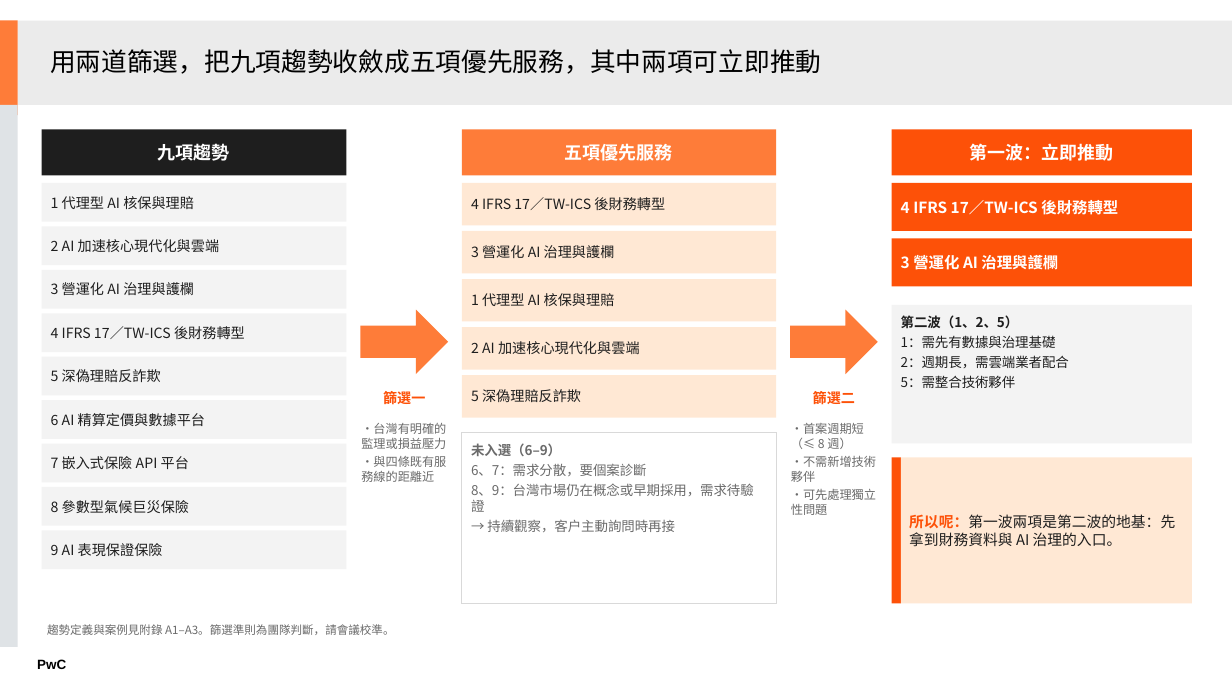
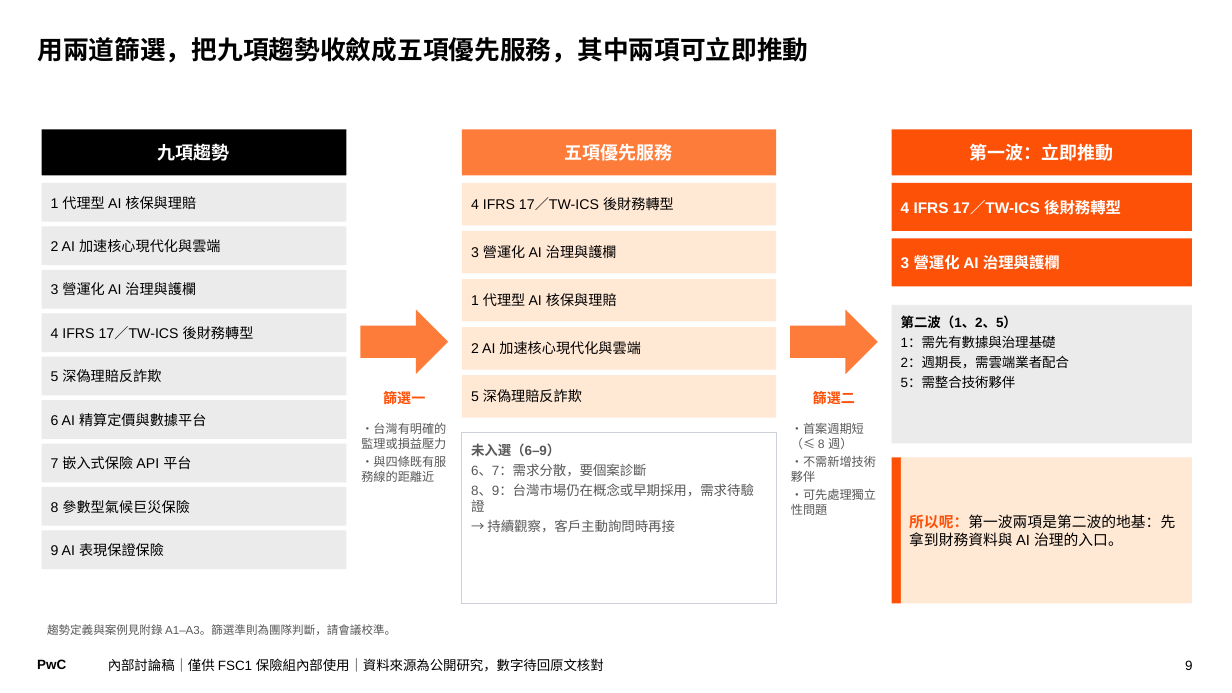
Before and after one commit to Robshao/PwC_FSC1, a slide deck: slide 9 of research/insurtech-2026/保險科技服務優先順序_會議簡報.pptx. Drawn at 1232x693 pixels with LibreOffice and Linux fonts; fonts in the diff are those of the drawing. Boxes give left, top, right and bottom in pixels: in the first picture for what was removed or moved away, otherwise in the second. Text is boxed around its words. In the diff, an @@ line names an element or a change of style, - is before the commit and + after.

```diff
--- a/research/insurtech-2026/保險科技服務優先順序_會議簡報.pptx
+++ b/research/insurtech-2026/保險科技服務優先順序_會議簡報.pptx
@@ rectangle removed at (0,20,18,115) @@
@@ rectangle removed at (18,20,1232,104) @@
@@ title "用兩道篩選，把九項趨勢收斂成五項優先服務，其中兩項可立即推動": place and size @@
-title "用兩道篩選，把九項趨勢收斂成五項優先服務，其中兩項可立即推動" at (50,49,821,74)
+title "用兩道篩選，把九項趨勢收斂成五項優先服務，其中兩項可立即推動" at (37,37,808,63)
@@ title "用兩道篩選，把九項趨勢收斂成五項優先服務，其中兩項可立即推動" at (37,37,808,63): font Noto Sans CJK TC to TeX Gyre Schola, bold on; line spacing 0.85 to 0.9; vertical alignment middle to top @@
@@ rectangle removed at (0,105,18,648) @@
@@ rectangle "九項趨勢" at (42,129,347,176): font Noto Sans CJK TC to Arial; fill #1E1E1E to #000000 @@
@@ rectangle "4 IFRS 17／TW-ICS 後財務轉型" at (892,183,1192,231): font Noto Sans CJK TC to Arial @@
@@ rectangle "3 營運化 AI 治理與護欄" at (892,238,1192,287): font Noto Sans CJK TC to Arial @@
@@ font Noto Sans CJK TC to Arial, text colour #1E1E1E to #000000; fill #F3F3F3 to #EBEBEB in 10 elements at (42,183,347,222), (42,226,347,265), (42,270,347,309), (42,313,347,352), (42,357,347,396), (42,400,347,439), (42,444,347,482), (42,487,347,526), (42,531,347,569), (892,305,1192,444) @@
@@ font Noto Sans CJK TC to Arial, text colour #1E1E1E to #000000 in 5 elements at (462,183,776,226), (462,231,776,274), (462,279,776,322), (462,327,776,370), (462,375,776,418) @@
@@ rectangle "未入選（6–9）" at (462,433,776,604): font Noto Sans CJK TC to Arial in "未入選（6–9）", "6、7：需求分散，要個案診斷", "8、9：台灣市場仍在概念或早期採用，需求待驗證"; text colour #6B6B6B to #595959; font Noto Sans CJK TC to Noto Sans CJK SC in "→ 持續觀察，客戶主動詢問時再接"; outline #D9D9D9 0.75 pt to #CBD1D6 0.75 pt @@
@@ rectangle "所以呢：第一波兩項是第二波的地基：先拿到財務資料與 AI 治理的入口。" at (901,457,1192,604): font Noto Sans CJK TC to Arial; text colour #1E1E1E to #000000 in "所以呢：第一波兩項是第二波的地基：先拿到財務資料與 AI 治理的入口。" @@
@@ font Noto Sans CJK TC to Arial, text colour #6B6B6B to #595959 in 3 elements at (361,423,446,482), (791,423,876,515), (47,624,396,635) @@
@@ text added at (108,658,604,672), 10.5 pt, text #000000 @@
+內部討論稿｜僅供 FSC1 保險組內部使用｜資料來源為公開研究，數字待回原文核對
@@ page number added at (1185,660,1192,670), 10.5 pt, text #000000 @@
+9
```
Also in this commit, not shown: 23 other slides changed, 9 other files.
